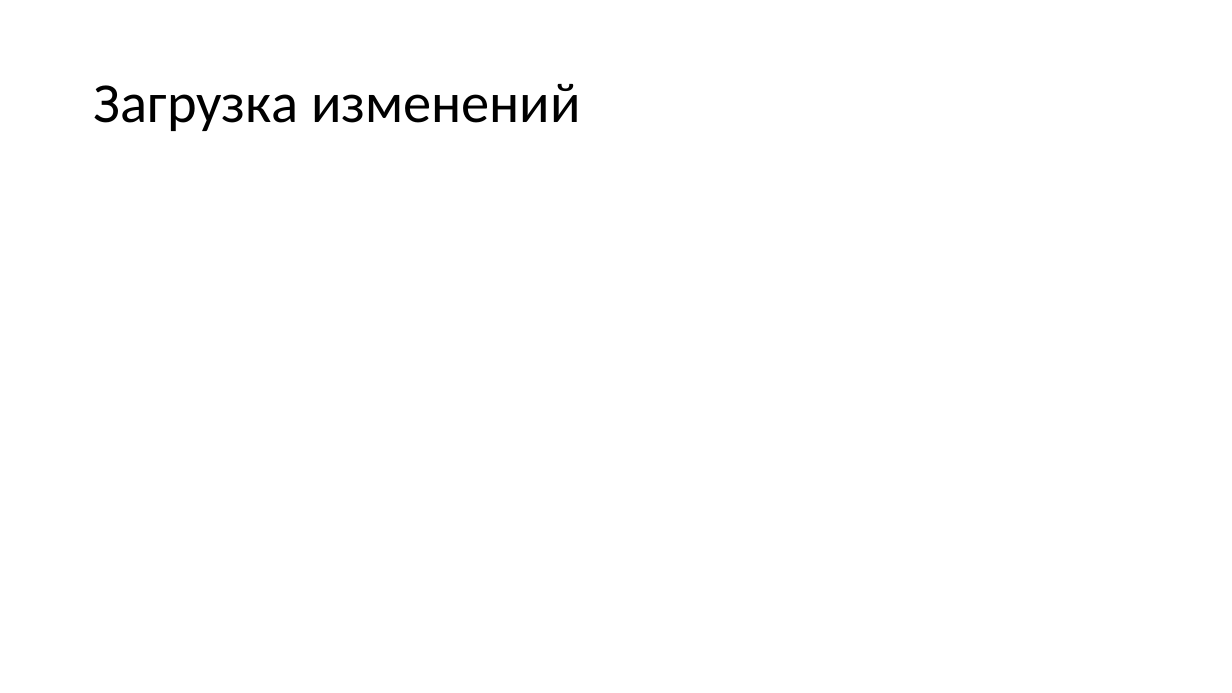
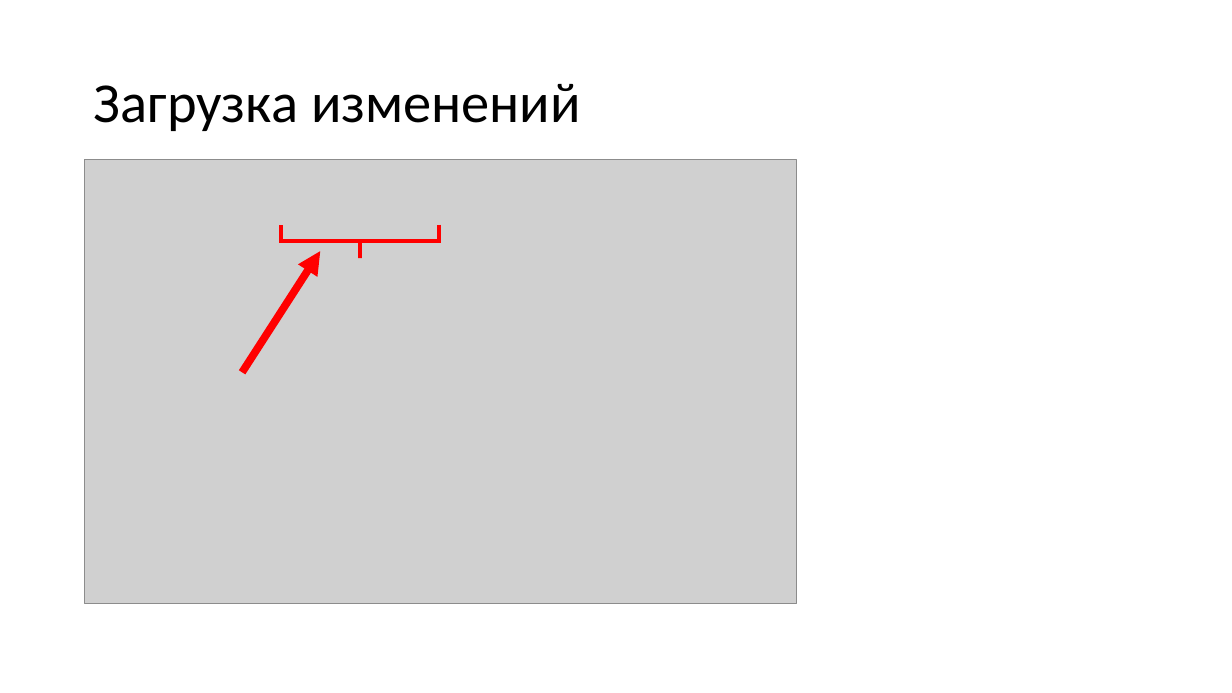
Before and after one commit to yoursdearboy/git-101, a slide deck: slide 49 of basic2.pptx (slide 48 before the commit). Drawn at 1232x693 pixels with LibreOffice and Linux fonts; fonts in the diff are those of the drawing; grey boxes stand for pictures. Boxes give left, top, right and bottom in pixels: in the first picture for what was removed or moved away, otherwise in the second. Text is boxed around its words. In the diff, an @@ line names an element or a change of style, - is before the commit and + after.

```diff
--- a/basic2.pptx
+++ b/basic2.pptx
@@ picture added at box(85, 160, 798, 604) @@
@@ left brace added at box(281, 225, 438, 258), outline #FF0000 3 pt @@
@@ arrow added from (242, 372) to (321, 251), #FF0000 6 pt @@
```
Also in this commit, not shown: 9 other slides changed, 13 slides added, 12 slides removed.
